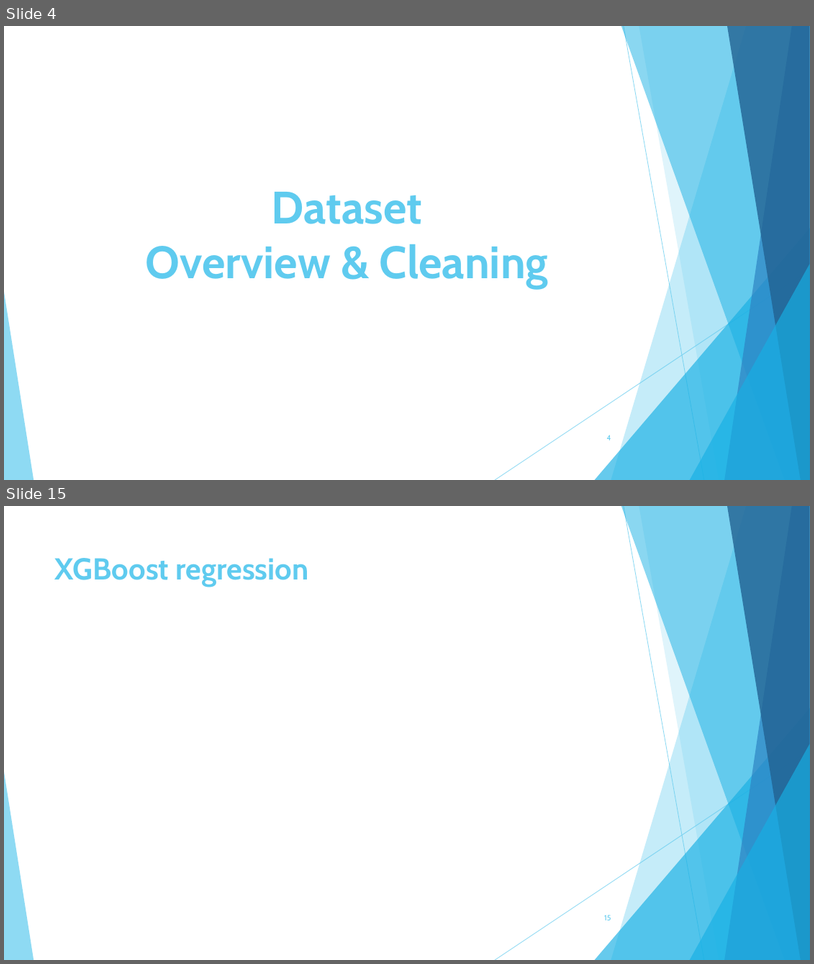
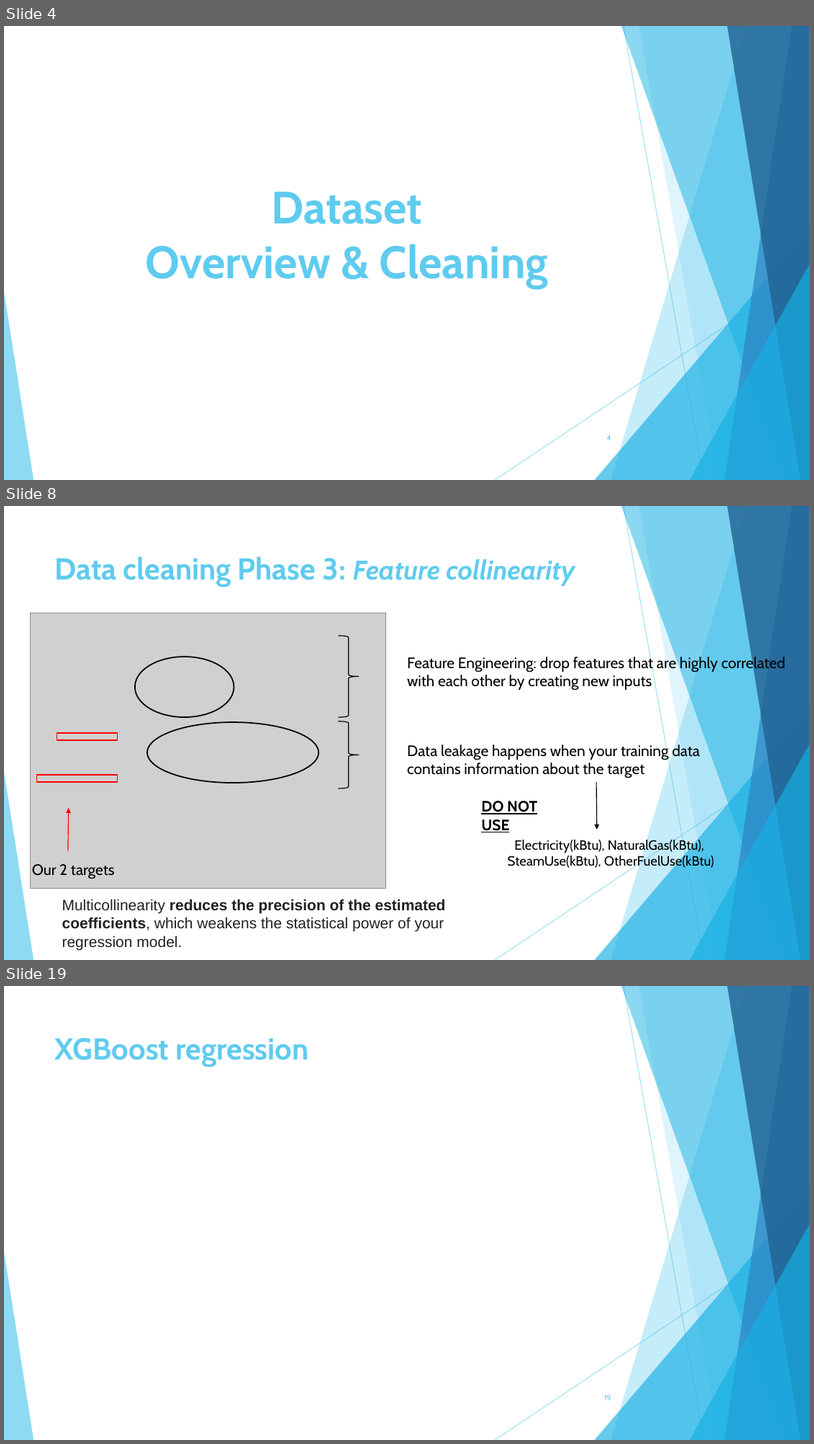
Before and after one commit to hike7o/SL-OC-projects, a slide deck: P4/Pelec_03_presentation.pptx. Shown one above the other, each under a label of ours: slides 4 and 15 before the commit, slides 4, 8 and 19 after it; the slides between them are not shown. The pictures are 814x964 and 814x1444 pixels, drawn with LibreOffice and Linux fonts; fonts in the diff are those of the drawing; grey boxes stand for pictures. Boxes give left, top, right and bottom in pixels: in the first picture for what was removed or moved away, otherwise in the second. Text is boxed around its words. In the diff, an @@ line names an element or a change of style, - is before the commit and + after.

```diff
--- a/P4/Pelec_03_presentation.pptx
+++ b/P4/Pelec_03_presentation.pptx
@@ slide 8 added at box(4, 506, 810, 960), background #FFFFFF; not listed: 10 template elements that a slide beside it also shows @@
@@ title added at box(55, 556, 575, 587), 36 pt, text #5FCBEF, bold @@
+Data cleaning Phase 3: Feature collinearity
@@ text added at box(407, 655, 786, 690), 18 pt, text #000000 @@
+Feature Engineering: drop features that are highly correlated with each other by creating new inputs
@@ group added at box(31, 613, 386, 888): 2 right braces, 2 rectangles, 2 ellipses, 1 picture, 1 arrow, 1 text @@
+Our 2 targets
@@ text added at box(407, 743, 700, 778), 18 pt, text #000000 @@
+Data leakage happens when your training data contains information about the target
@@ arrow added from (597, 782) to (597, 829), #000000 1 pt @@
@@ text added at box(481, 800, 538, 832), 18 pt, text #000000, bold, underline @@
+DO NOT USE
@@ text added at box(508, 838, 715, 870), 16 pt, text #000000 @@
+Electricity(kBtu), NaturalGas(kBtu),
+SteamUse(kBtu), OtherFuelUse(kBtu)
@@ text added at box(62, 898, 446, 950), 18 pt, text #202124 @@
+Multicollinearity reduces the precision of the estimated coefficients, which weakens the statistical power of your regression model.
@@ what was slide 15 is now slide 19 @@
@@ page number at box(604, 1394, 612, 1400): text changed @@
-15
+19
```
Also in this commit, not shown: 11 slides changed, 7 other slides added, 3 slides removed, 8 other files.
